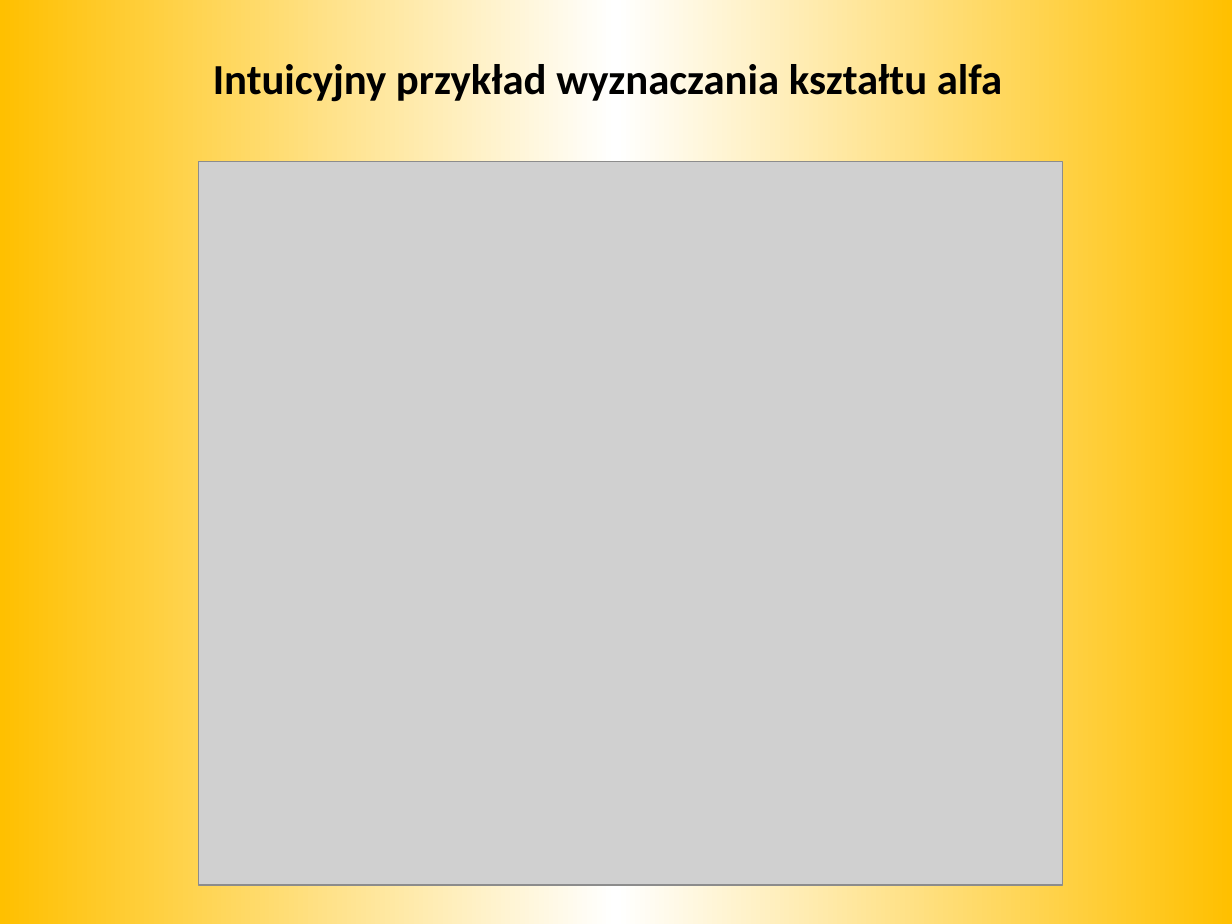
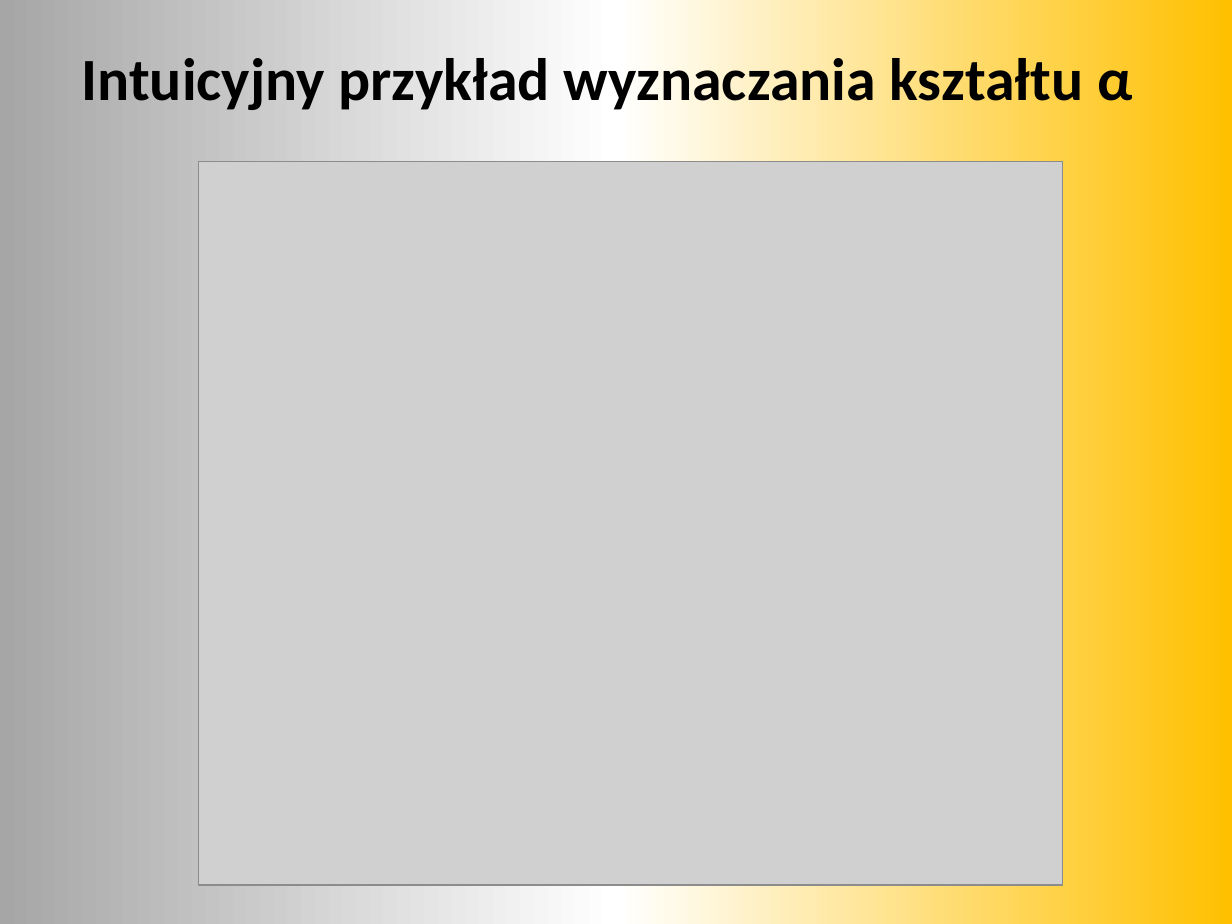
Before and after one commit to mkapiczy/DronVision, a slide deck: slide 17 of Dokumenty/Obrona/Prezentacja.pptx (slide 19 before the commit). Drawn at 1232x924 pixels with LibreOffice and Linux fonts; fonts in the diff are those of the drawing; grey boxes stand for pictures. Boxes give left, top, right and bottom in pixels: in the first picture for what was removed or moved away, otherwise in the second. Text is boxed around its words. In the diff, an @@ line names an element or a change of style, - is before the commit and + after.

```diff
--- a/Dokumenty/Obrona/Prezentacja.pptx
+++ b/Dokumenty/Obrona/Prezentacja.pptx
@@ background gradient #FFC000 to #FFFFFF to gradient #A6A6A6 to #FFFFFF to #FFC000 @@
@@ title at (82,51,1132,115): text changed; size 25 to 35 pt @@
-Intuicyjny przykład wyznaczania kształtu alfa
+Intuicyjny przykład wyznaczania kształtu α
```
Also in this commit, not shown: 16 other slides changed, 10 slides added, 11 slides removed, 4 other files.
